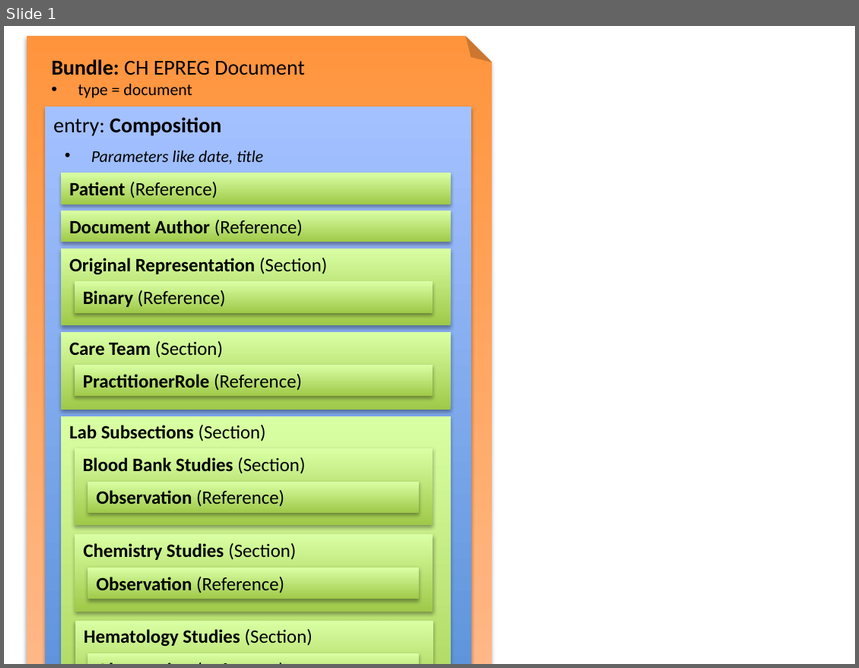
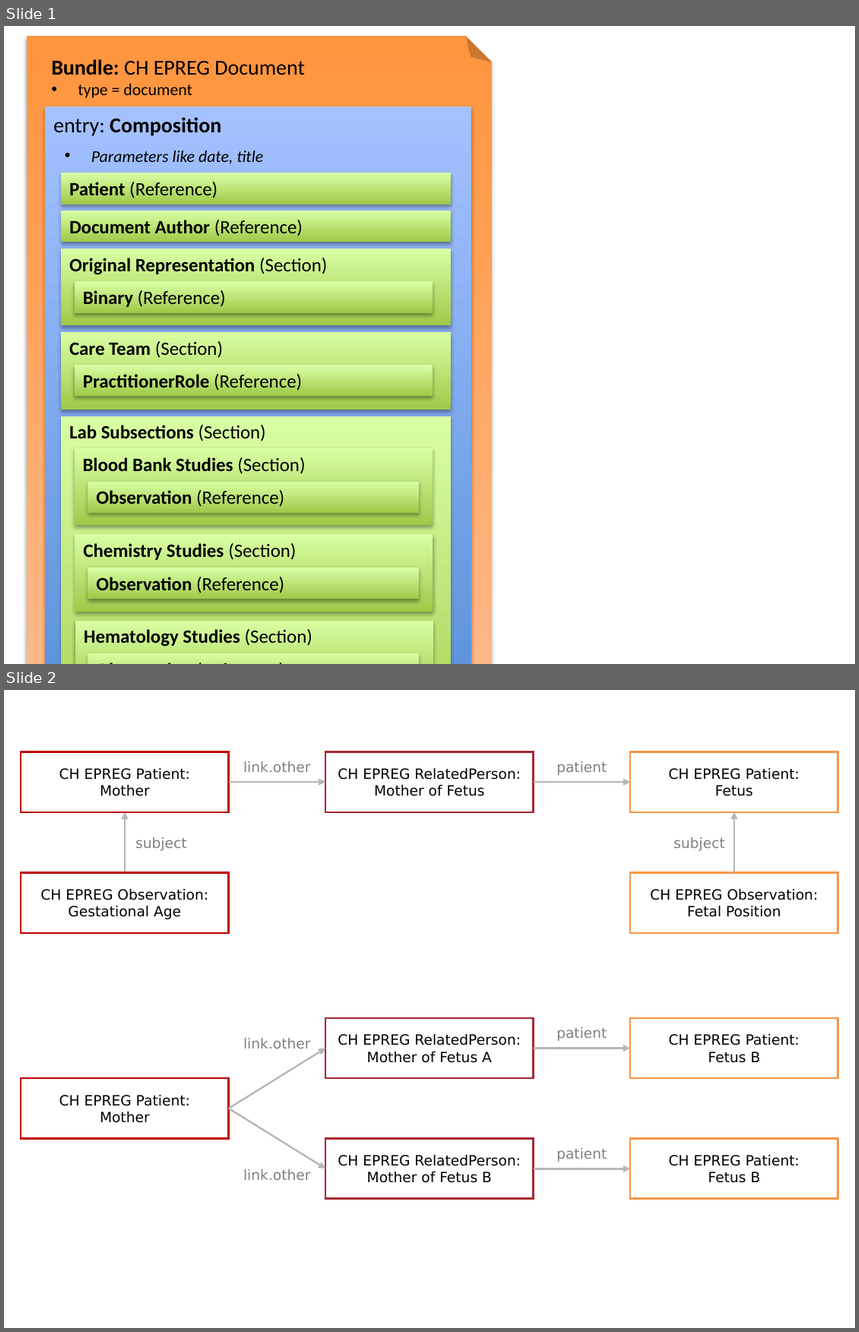
Before and after one commit to hl7ch/ch-epreg, a slide deck: illustrations.pptx. Shown one above the other, each under a label of ours: slide 1 before the commit, slides 1 and 2 after it. The pictures are 859x668 and 859x1332 pixels, drawn with LibreOffice and Linux fonts; fonts in the diff are those of the drawing. Boxes give left, top, right and bottom in pixels: in the first picture for what was removed or moved away, otherwise in the second. Text is boxed around its words. In the diff, an @@ line names an element or a change of style, - is before the commit and + after.

Commit message:
add mother fetus relationship

```diff
--- a/illustrations.pptx
+++ b/illustrations.pptx
@@ slide 2 added at (4, 690, 855, 1328), background #FFFFFF @@
@@ rectangle added at (21, 752, 229, 812), outline #C00000 1.5 pt, 12 pt, text #000000 @@
+CH EPREG Patient:
+Mother
@@ rectangle added at (325, 752, 534, 812), outline #A72931 1.5 pt, 12 pt, text #000000 @@
+CH EPREG RelatedPerson:
+Mother of Fetus
@@ rectangle added at (630, 752, 838, 812), outline #F79646 1.5 pt, 12 pt, text #000000 @@
+CH EPREG Patient:
+Fetus
@@ text added at (243, 761, 311, 772), 12 pt, text #808080 @@
+link.other
@@ text added at (557, 761, 607, 775), 12 pt, text #808080 @@
+patient
@@ arrow added from (229, 782) to (325, 782), #B6B6B6 1.5 pt @@
@@ arrow added from (534, 782) to (630, 782), #B6B6B6 1.5 pt @@
@@ arrow added from (125, 873) to (125, 812), #B6B6B6 1.5 pt @@
@@ arrow added from (734, 873) to (734, 812), #B6B6B6 1.5 pt @@
@@ text added at (135, 837, 187, 851), 12 pt, text #808080 @@
+subject
@@ text added at (674, 837, 725, 851), 12 pt, text #808080 @@
+subject
@@ rectangle added at (21, 873, 229, 933), outline #C00000 1.5 pt, 12 pt, text #000000 @@
+CH EPREG Observation:
+Gestational Age
@@ rectangle added at (630, 873, 838, 933), outline #F79646 1.5 pt, 12 pt, text #000000 @@
+CH EPREG Observation: Fetal Position
@@ rectangle added at (325, 1018, 534, 1079), outline #A72931 1.5 pt, 12 pt, text #000000 @@
+CH EPREG RelatedPerson:
+Mother of Fetus A
@@ text added at (557, 1027, 607, 1041), 12 pt, text #808080 @@
+patient
@@ rectangle added at (630, 1018, 838, 1079), outline #F79646 1.5 pt, 12 pt, text #000000 @@
+CH EPREG Patient:
+Fetus B
@@ arrow added from (229, 1109) to (325, 1049), #B6B6B6 1.5 pt @@
@@ text added at (243, 1038, 311, 1049), 12 pt, text #808080 @@
+link.other
@@ arrow added from (534, 1049) to (630, 1049), #B6B6B6 1.5 pt @@
@@ rectangle added at (21, 1078, 229, 1138), outline #C00000 1.5 pt, 12 pt, text #000000 @@
+CH EPREG Patient:
+Mother
@@ arrow added from (229, 1109) to (325, 1170), #B6B6B6 1.5 pt @@
@@ rectangle added at (325, 1138, 534, 1199), outline #A72931 1.5 pt, 12 pt, text #000000 @@
+CH EPREG RelatedPerson:
+Mother of Fetus B
@@ rectangle added at (630, 1138, 838, 1199), outline #F79646 1.5 pt, 12 pt, text #000000 @@
+CH EPREG Patient:
+Fetus B
@@ text added at (557, 1148, 607, 1162), 12 pt, text #808080 @@
+patient
@@ text added at (243, 1170, 311, 1180), 12 pt, text #808080 @@
+link.other
@@ arrow added from (534, 1170) to (630, 1170), #B6B6B6 1.5 pt @@
```
Also in this commit, not shown: 22 other files.
